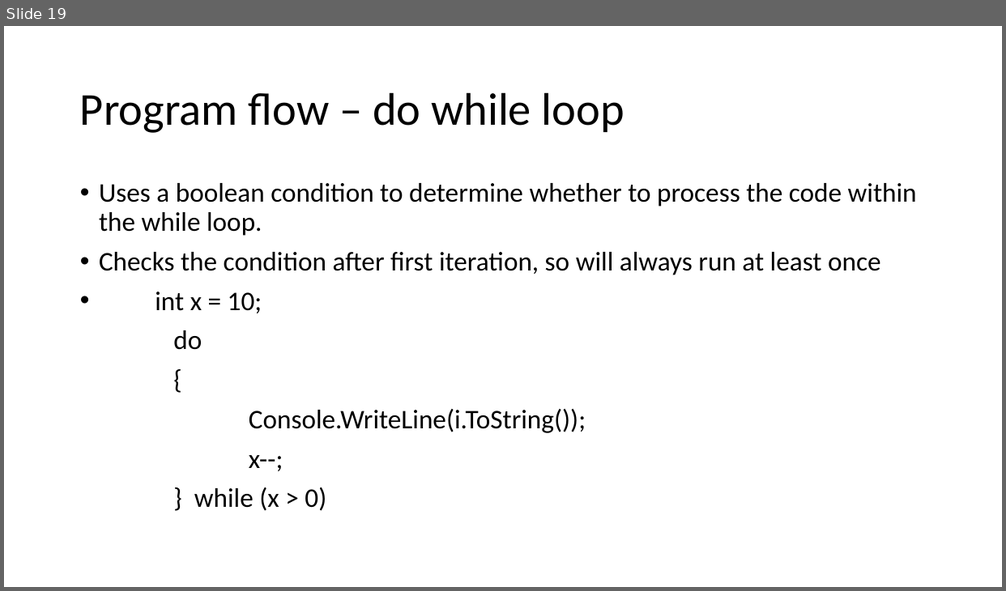
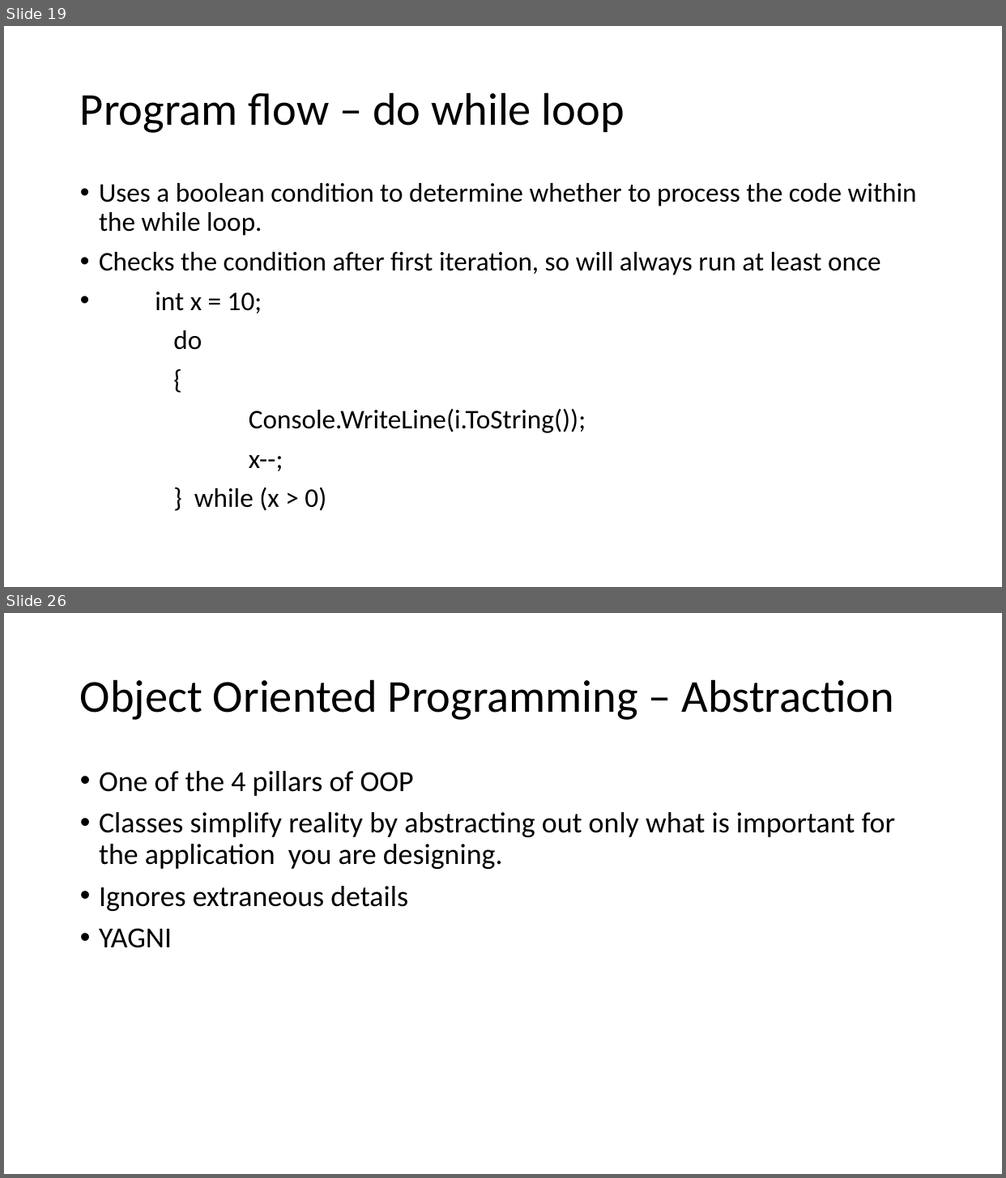
Before and after one commit to gavinhickford/Projects, a slide deck: Mentoring/Mentoring.pptx. Shown one above the other, each under a label of ours: slide 19 before the commit, slides 19 and 26 after it; the slides between them are not shown. The pictures are 1006x591 and 1006x1178 pixels, drawn with LibreOffice and Linux fonts; fonts in the diff are those of the drawing. Boxes give left, top, right and bottom in pixels: in the first picture for what was removed or moved away, otherwise in the second. Text is boxed around its words. In the diff, an @@ line names an element or a change of style, - is before the commit and + after.

```diff
--- a/Mentoring/Mentoring.pptx
+++ b/Mentoring/Mentoring.pptx
@@ slide 26 added at box(4, 613, 1002, 1174), background #FFFFFF @@
@@ title added at box(80, 679, 895, 720), 44 pt, text #000000 @@
+Object Oriented Programming – Abstraction
@@ text added at box(99, 771, 896, 948), 28 pt, text #000000 @@
+• One of the 4 pillars of OOP
+• Classes simplify reality by abstracting out only what is important for the application you are designing.
+• Ignores extraneous details
+• YAGNI
```
Also in this commit, not shown: 1 slide changed, 6 other slides added.
